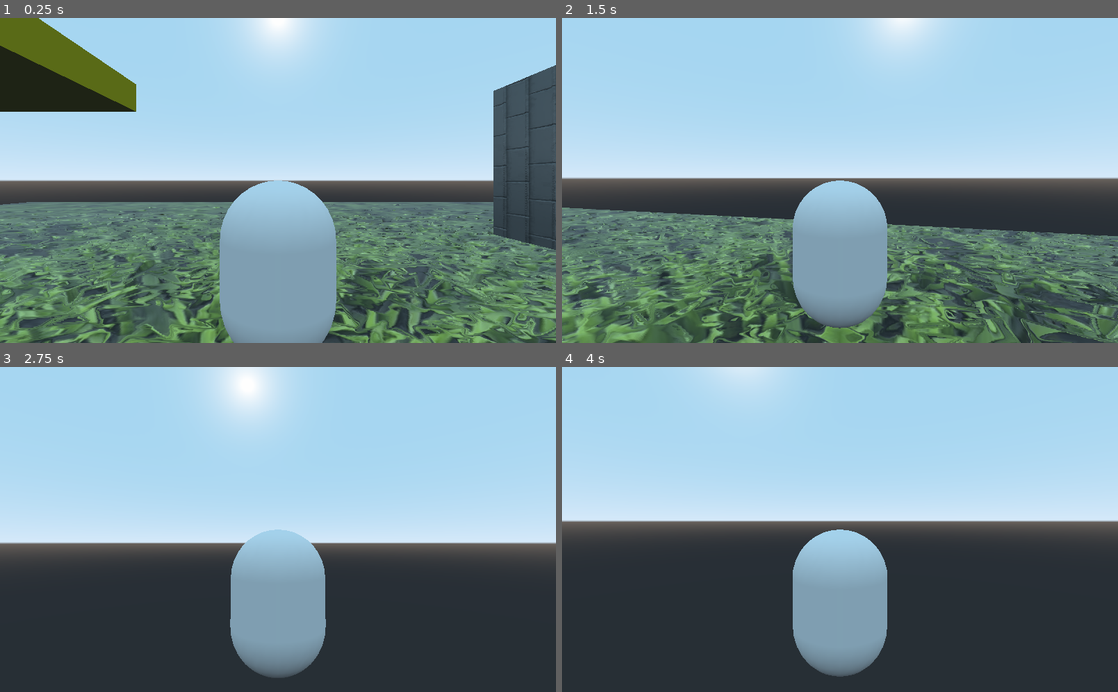
Above: before the commit, frames 1-4 (two rows, left to right).
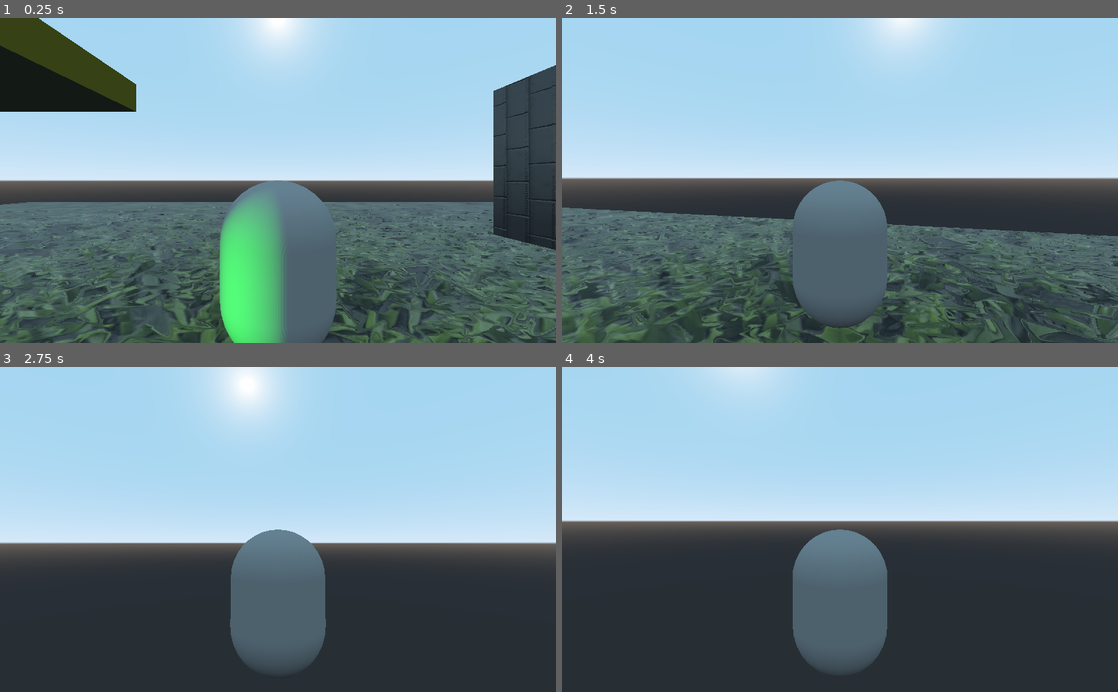
Above: after the commit, the same moments.

Repository: NicholasShatokhin/SimpleTPS
Game: Godot game, scene res://Scenes/World.tscn
The game is run twice, just before and just after one commit, with the same random seed, the same clock (stepped at 60 frames per second) and the same inputs.
Inputs (mouse positions are in pixels of both pictures, inside the frame that each line leads up to):
- Up to frame 1 (0.25 s): no input
- Up to frame 2 (1.5 s): tap Enter at 0.5 s; move the mouse to (867, 180) at 0.52 s; hold W (move_forward) from 0.53 s (still down); tap Space (jump) at 0.77 s; move the mouse to (812, 180) at 1.27 s
- Up to frame 3 (2.75 s): keep holding W (move_forward); tap Space (jump) at 1.52 s; move the mouse to (289, 523) at 2.02 s
- Up to frame 4 (4 s): keep holding W (move_forward); tap Space (jump) at 2.75, 3.02, 3.77 s; move the mouse to (834, 536) at 2.77 s; tap Enter at 3.5 s; move the mouse to (878, 532) at 3.52 s

The runs differ from the first frame. In frame 1, 27% of the frame differs, in the area x 0-100%, y 0-100%; in frame 2, 21%; in frame 3, 6.7%; in frame 4, 6.6%.

Commit message:
Environment tuned

Diff:
--- a/Scenes/World.tscn
+++ b/Scenes/World.tscn
@@ -12,11 +12,13 @@
 [ext_resource path="res://Textures/Grass/Stylized_Grass_001_normal.jpg" type="Texture" id=10]
 [ext_resource path="res://Textures/Grass/Stylized_Grass_001_height.png" type="Texture" id=11]
 [ext_resource path="res://Textures/Grass/Stylized_Grass_001_roughness.jpg" type="Texture" id=12]
+[ext_resource path="res://default_env.tres" type="Environment" id=13]
 
-[sub_resource type="SpatialMaterial" id=6]
+[sub_resource type="SpatialMaterial" id=1]
 albedo_color = Color( 0.0666667, 0.686275, 0.0784314, 1 )
 albedo_texture = ExtResource( 8 )
 roughness_texture = ExtResource( 12 )
+roughness_texture_channel = 4
 normal_enabled = true
 normal_scale = 1.0
 normal_texture = ExtResource( 10 )
@@ -24,7 +26,7 @@
 ao_light_affect = 0.0
 ao_texture = ExtResource( 9 )
 ao_on_uv2 = false
-ao_texture_channel = 0
+ao_texture_channel = 4
 depth_enabled = true
 depth_scale = 0.05
 depth_deep_parallax = false
@@ -83,7 +85,7 @@
 [node name="CSGBox" type="CSGBox" parent="."]
 transform = Transform( 34.4922, 0, 0, 0, 1, 0, 0, 0, 27.9711, 0, -2.25137, 0 )
 use_collision = true
-material = SubResource( 6 )
+material = SubResource( 1 )
 
 [node name="CSGBox2" type="CSGBox" parent="."]
 transform = Transform( 6.19507, 0, 0, 0, 1, 0, 0, 0, 5.77488, 0, 1.55292, 9.89782 )
@@ -104,3 +106,38 @@
 transform = Transform( 1, 0, 0, 0, 6.72964, 0, 0, 0, 8.81366, 12.9768, 0, 0 )
 use_collision = true
 material = SubResource( 5 )
+
+[node name="SpotLight" type="SpotLight" parent="."]
+transform = Transform( 1, 0, 0, 0, -1.62921e-07, 1, 0, -1, -1.62921e-07, 0, 8.66453, 10.1922 )
+light_color = Color( 0.796078, 0.839216, 0.0666667, 1 )
+light_energy = 9.95
+shadow_enabled = true
+spot_range = 8.37398
+spot_angle = 42.1772
+
+[node name="SpotLight2" type="SpotLight" parent="."]
+transform = Transform( 1, 0, 0, 0, -1.62921e-07, 1, 0, -1, -1.62921e-07, -16.2428, 12.1511, 10.1922 )
+light_color = Color( 0.796078, 0.839216, 0.0666667, 1 )
+light_energy = 4.61
+shadow_enabled = true
+spot_range = 8.37398
+spot_angle = 42.1772
+
+[node name="SpotLight3" type="SpotLight" parent="."]
+transform = Transform( 1, 0, 0, 0, -1.62921e-07, 1, 0, -1, -1.62921e-07, -16.2428, 15.1896, -6.85649 )
+light_color = Color( 0.796078, 0.839216, 0.0666667, 1 )
+light_energy = 4.61
+shadow_enabled = true
+spot_range = 8.37398
+spot_angle = 42.1772
+
+[node name="SpotLight4" type="SpotLight" parent="."]
+transform = Transform( -1.62921e-07, 0, -1, 0, 1, 0, 1, 0, -1.62921e-07, -9.42808, 0, 2.70568 )
+light_color = Color( 0.0588235, 0.556863, 0.113725, 1 )
+light_energy = 13.56
+shadow_enabled = true
+spot_range = 24.3115
+spot_angle = 17.1228
+
+[node name="WorldEnvironment" type="WorldEnvironment" parent="."]
+environment = ExtResource( 13 )
--- a/default_env.tres
+++ b/default_env.tres
@@ -5,3 +5,5 @@
 [resource]
 background_mode = 2
 background_sky = SubResource( 1 )
+ambient_light_color = Color( 1, 1, 1, 1 )
+ambient_light_energy = 0.34
Not shown: 1 places in Scenes/World.tscn that only renumber resources
